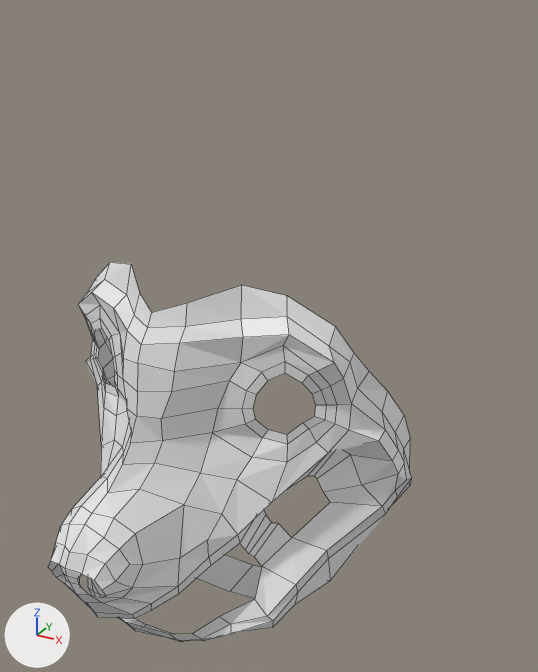
The Blender file Models/husky1.blend as it was, and as the next commit left it.
The view is the same before and after, from a camera (50 mm lens) standing at (0.839, -2.056, 1.395) and looking at (0.128, -0.764, 0.749). The axes (+X, +Y, +Z) are drawn at lower left. The lights are the same throughout. Mesh edges are drawn as thin lines.
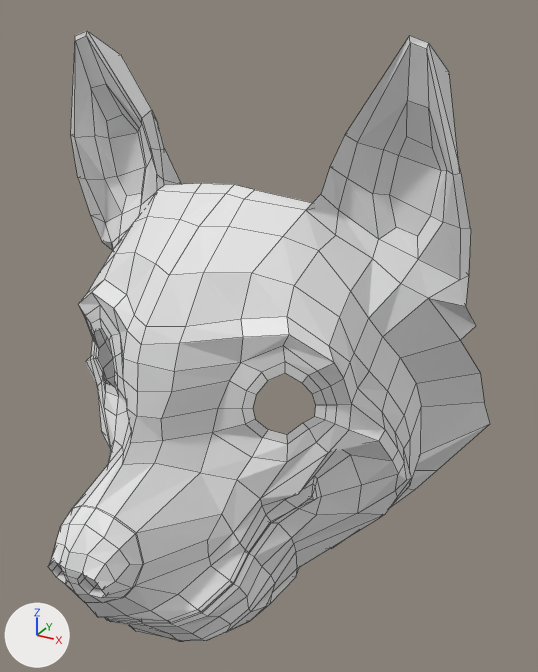
The change in detail:
me_plane is used by ob_plane; location (0.0, 0.0, 0.0); rotation (-1.571, 0.0, 0.0), in degrees (-90, 0, 0); scale (0.166, 0.166, 0.166).
me_plane had 190 vertices, 145 faces and spanned x -2.6..0.0, y -5.44..-0.91, z -7.81..-3.46.
me_plane now has 345 vertices, 313 faces and spans x -3.27..0.0, y -8.13..-0.67, z -7.81..-2.34.
Part 1, on me_plane:
18 vertices are removed from x -1.83..0.0, y -5.44..-0.91, z -7.24..-4.85.
25 faces are deleted.
28 vertices move from x -2.41..0.0, y -5.02..-0.92, z -7.44..-4.44 to x -2.2..0.0, y -5.05..-0.67, z -7.57..-3.51.
173 vertices are added at x -3.27..0.0, y -8.13..-0.75, z -7.64..-2.34.
193 new faces join them.

What differs and where, as boxes (x1, y1, x2, y2) in the pictures (538 x 672 px):
'Plane', reshaped (21% wider, 61% taller)
    before: (48, 262, 412, 642)
    after: (48, 31, 490, 642)
part 1 of me_plane, built on
    before: (72, 262, 397, 641)
    after: (48, 31, 490, 641)
